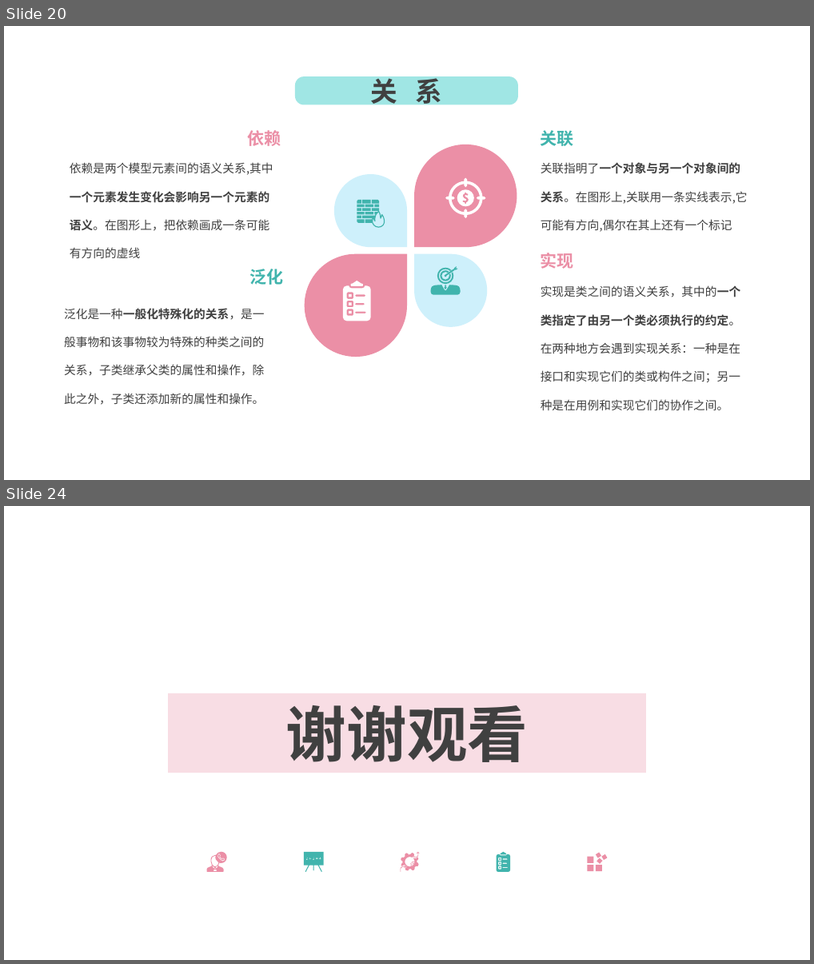
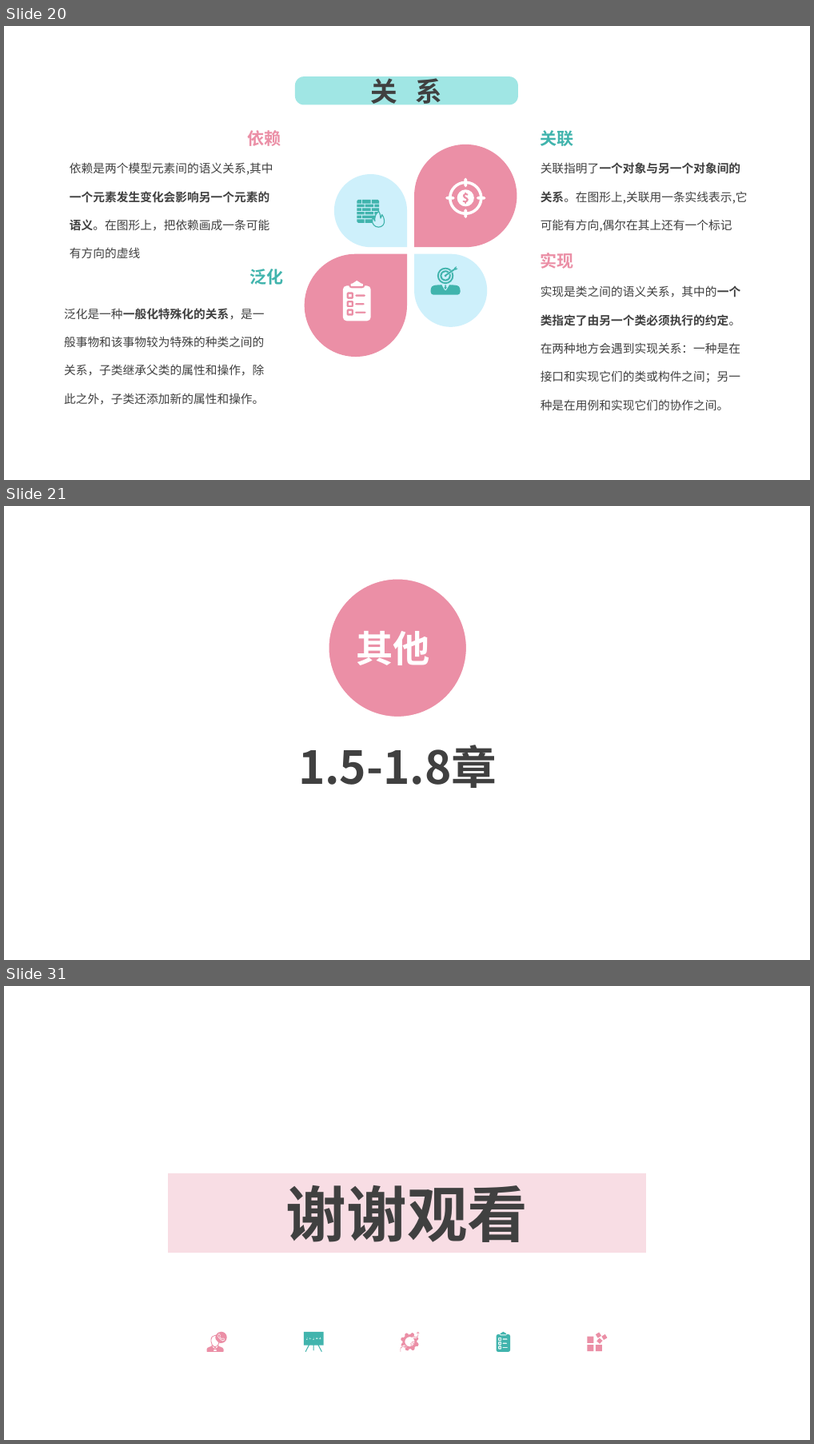
Before and after one commit to lenovo-wu/G016ZUCC-SRA2022, a slide deck: 翻转课堂/翻转课堂.pptx. Shown one above the other, each under a label of ours: slides 20 and 24 before the commit, slides 20, 21 and 31 after it; the slides between them are not shown. The pictures are 814x964 and 814x1444 pixels, drawn with LibreOffice and Linux fonts; fonts in the diff are those of the drawing; background and template pictures are left out. Boxes give left, top, right and bottom in pixels: in the first picture for what was removed or moved away, otherwise in the second. Text is boxed around its words. In the diff, an @@ line names an element or a change of style, - is before the commit and + after.

```diff
--- a/翻转课堂/翻转课堂.pptx
+++ b/翻转课堂/翻转课堂.pptx
@@ slide 21 added at bbox=[4, 506, 810, 960], background picture (left out) @@
@@ ellipse added at bbox=[327, 576, 470, 719], fill #EB8FA6, outline #FFFFFF 6 pt, 44 pt, text #FFFFFF, bold @@
+其他
@@ text added at bbox=[298, 744, 497, 788], 54 pt, text #404040, bold @@
+1.5-1.8章
@@ what was slide 24 is now slide 31 @@
```
Also in this commit, not shown: 6 other slides added.
